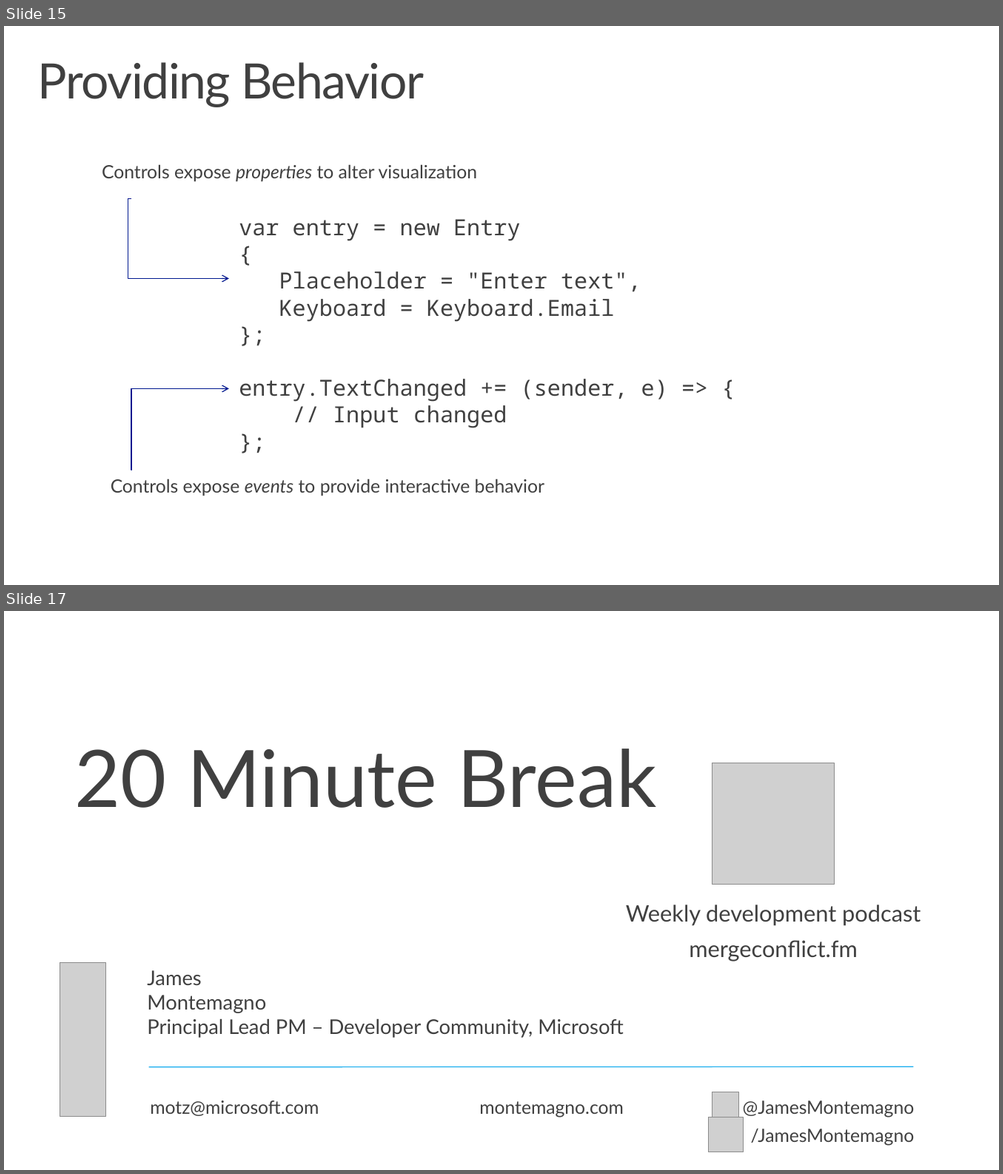
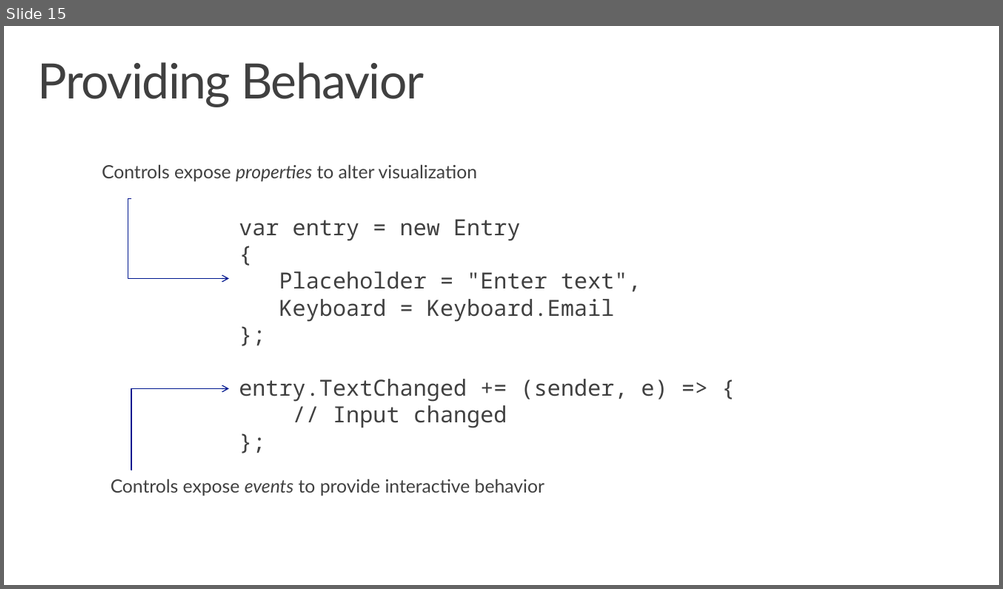
Before and after one commit to dotnet-presentations/dotnet-maui-workshop, a slide deck: Slides/Workshop1 - Our First App.pptx. Shown one above the other, each under a label of ours: slides 15 and 17 before the commit, slide 15 after it; the slides between them are not shown. The pictures are 1003x1174 and 1003x589 pixels, drawn with LibreOffice and Linux fonts; fonts in the diff are those of the drawing; grey boxes stand for pictures; background and template pictures are left out. Boxes give left, top, right and bottom in pixels: in the first picture for what was removed or moved away, otherwise in the second. Text is boxed around its words. In the diff, an @@ line names an element or a change of style, - is before the commit and + after.

Commit message:
Buncha slide updates! (#136)
* Fixing part 0 slides inc removing the montemagno branding, old dotnet 6 stuff, updated design

* updating part 1 slides

* slide updates and deleting old junk

* moar slide updates

* re-adding part 5 lol

* shrink slides

---------

```diff
--- a/Slides/Workshop1 - Our First App.pptx
+++ b/Slides/Workshop1 - Our First App.pptx
@@ slide 17 removed at (4, 611, 999, 1170), background #FFFFFF @@
@@ text removed at (75, 749, 657, 808) @@
-20 Minute Break
@@ picture removed at (712, 763, 834, 884) @@
@@ text removed at (626, 905, 920, 962) @@
-Weekly development podcast
-mergeconflict.fm
@@ picture removed at (60, 963, 105, 1118) @@
@@ text removed at (147, 971, 623, 1038) @@
-James
-Montemagno
-Principal Lead PM – Developer Community, Microsoft
@@ line removed from (149, 1068) to (913, 1067) @@
@@ picture removed at (712, 1092, 739, 1119) @@
@@ text removed at (150, 1101, 318, 1116) @@
-motz@microsoft.com
@@ text removed at (479, 1102, 623, 1118) @@
-montemagno.com
@@ picture removed at (708, 1118, 743, 1153) @@
@@ text removed at (743, 1101, 914, 1146) @@
-@JamesMontemagno
-/JamesMontemagno
```
Also in this commit, not shown: 3 slides changed, 1 slide added, 5 other files.
